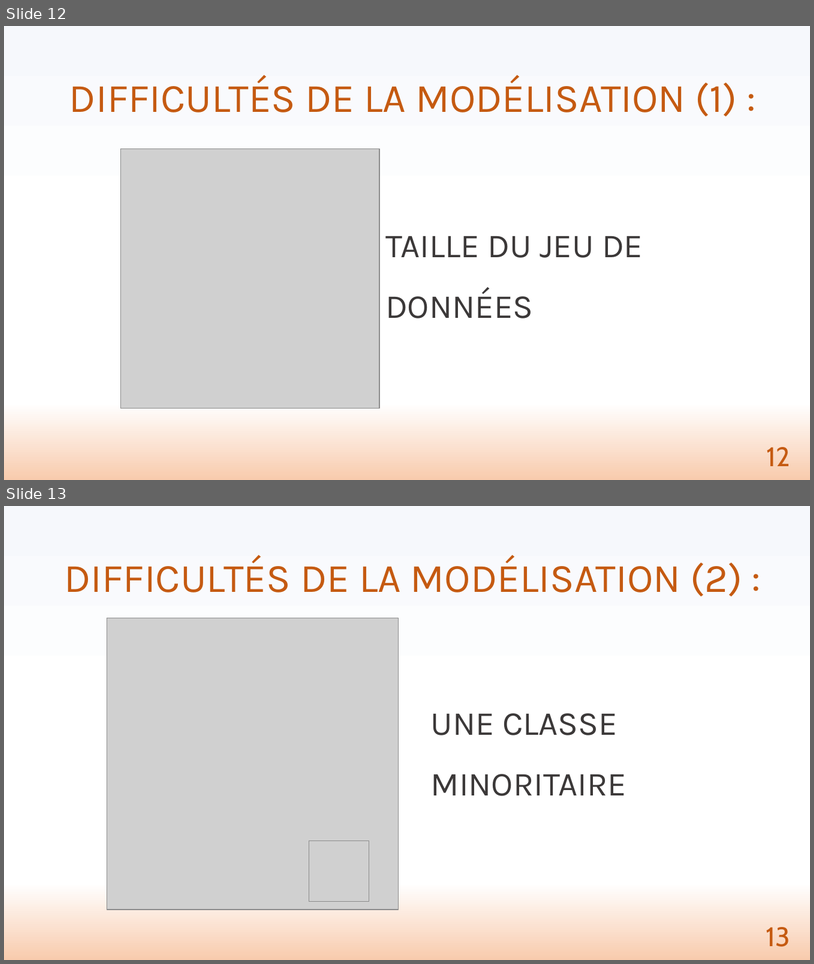
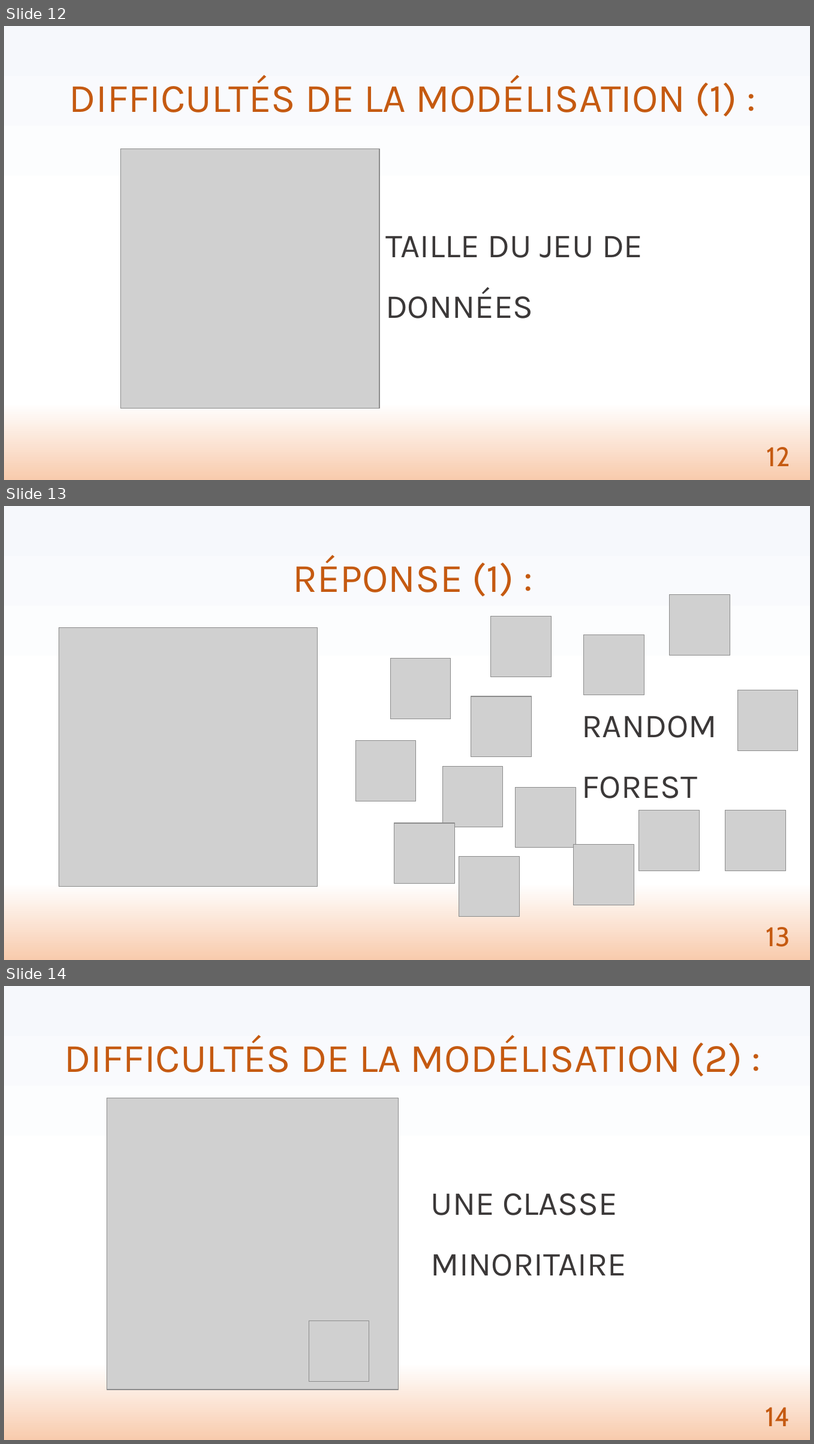
Before and after one commit to viviante79/Projet-7---Data-Scientist, a slide deck: ors_vivian_4_présentation.pptx. Shown one above the other, each under a label of ours: slides 12 and 13 before the commit, slides 12, 13 and 14 after it. The pictures are 814x964 and 814x1444 pixels, drawn with LibreOffice and Linux fonts; fonts in the diff are those of the drawing; grey boxes stand for pictures. Boxes give left, top, right and bottom in pixels: in the first picture for what was removed or moved away, otherwise in the second. Text is boxed around its words. In the diff, an @@ line names an element or a change of style, - is before the commit and + after.

```diff
--- a/ors_vivian_4_présentation.pptx
+++ b/ors_vivian_4_présentation.pptx
@@ slide 13 added at (4, 506, 810, 960), background gradient #F6F8FC to #FFFFFF to #F8CBAD @@
@@ title added at (293, 555, 515, 597), 48 pt, text #C55A11 @@
+RÉPONSE (1) :
@@ picture added at (670, 595, 731, 655) @@
@@ picture added at (59, 628, 317, 886) @@
@@ picture added at (491, 617, 551, 677) @@
@@ picture added at (584, 634, 645, 695) @@
@@ picture added at (390, 658, 451, 719) @@
@@ picture added at (471, 697, 532, 757) @@
@@ picture added at (738, 690, 798, 750) @@
@@ text added at (582, 715, 717, 798), 40 pt, text #3B3838 @@
+RANDOM FOREST
@@ picture added at (356, 741, 416, 801) @@
@@ picture added at (443, 766, 503, 826) @@
@@ picture added at (516, 787, 576, 848) @@
@@ picture added at (640, 810, 700, 871) @@
@@ picture added at (726, 810, 786, 871) @@
@@ picture added at (394, 823, 455, 883) @@
@@ picture added at (574, 844, 635, 904) @@
@@ picture added at (459, 856, 520, 917) @@
@@ page number added at (766, 927, 790, 946), 32 pt, text #C55A11 @@
+13
@@ what was slide 13 is now slide 14 @@
@@ page number at (766, 1407, 791, 1426): text changed @@
-13
+14
```
Also in this commit, not shown: 5 slides changed, 1 other slide added, 2 slides removed, 5 other files.
